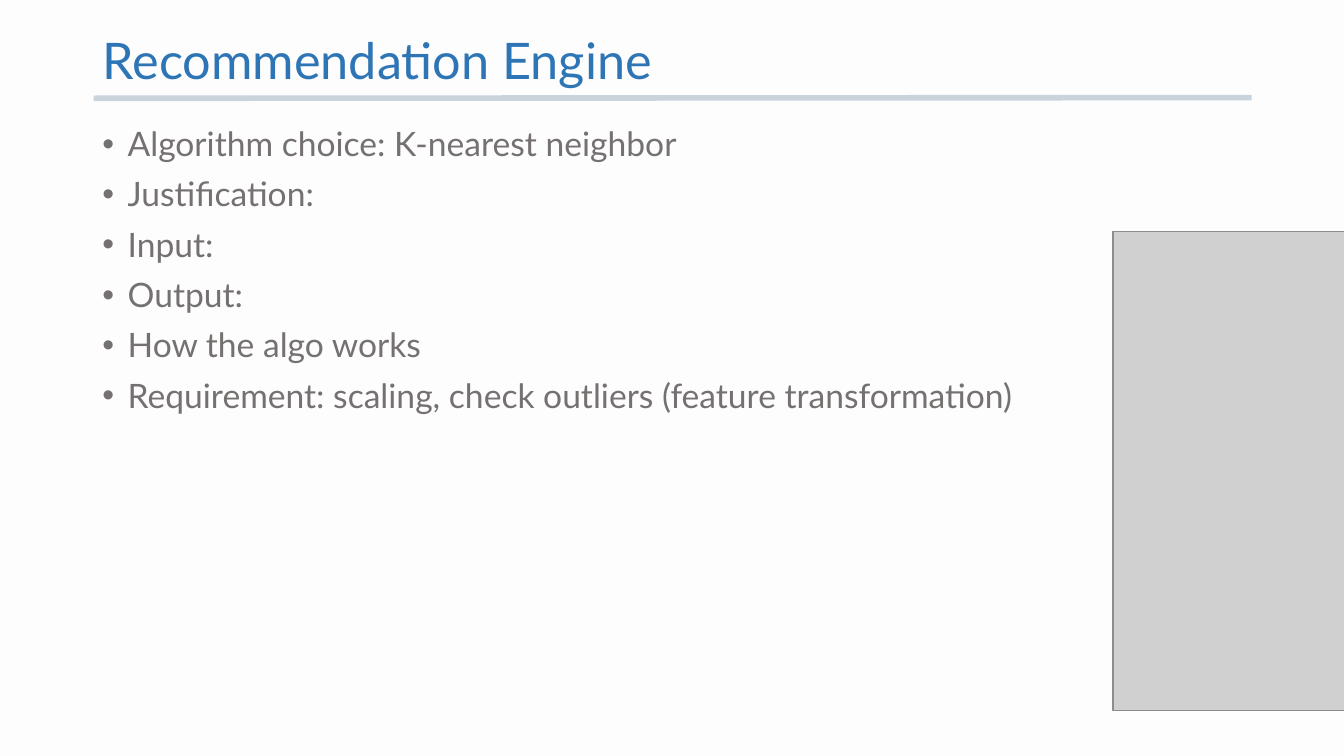
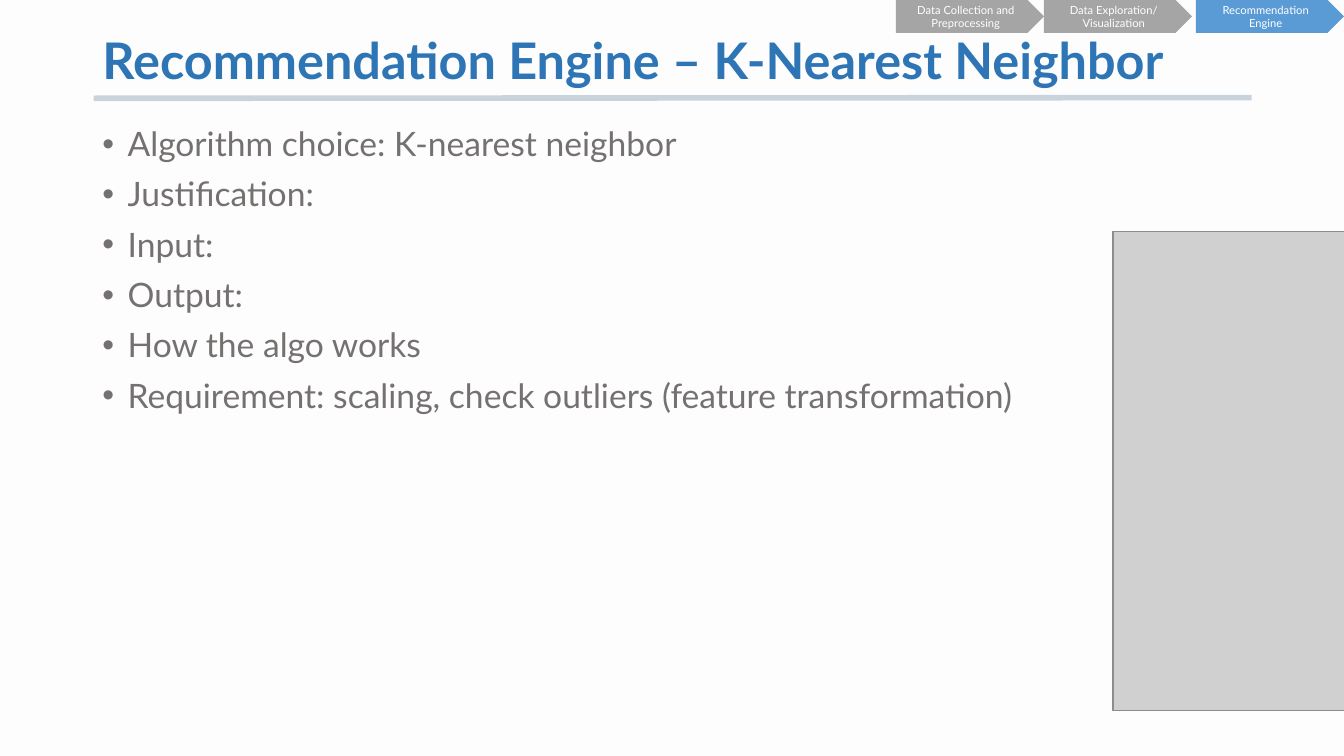
Before and after one commit to K-AlfredIwasaki/job_hunting_made_easy, a slide deck: slide 18 of startup_db_recommendation.pptx (slide 17 before the commit). Drawn at 1344x756 pixels with LibreOffice and Linux fonts; fonts in the diff are those of the drawing; grey boxes stand for pictures. Boxes give left, top, right and bottom in pixels: in the first picture for what was removed or moved away, otherwise in the second. Text is boxed around its words. In the diff, an @@ line names an element or a change of style, - is before the commit and + after.

```diff
--- a/startup_db_recommendation.pptx
+++ b/startup_db_recommendation.pptx
@@ pentagon arrow added at <box>896,0,1045,33</box>, fill #A5A5A5, 8 pt, text #FFFFFF @@
+Data Collection and Preprocessing
@@ pentagon arrow added at <box>1045,0,1193,33</box>, fill #A5A5A5, 8 pt, text #FFFFFF @@
+Data Exploration/ Visualization
@@ pentagon arrow added at <box>1196,0,1344,33</box>, fill #5B9BD5, 8 pt, text #FFFFFF @@
+Recommendation Engine
@@ title at <box>102,41,1163,88</box>: text changed; bold on @@
-Recommendation Engine
+Recommendation Engine – K-Nearest Neighbor
```
Also in this commit, not shown: 7 other slides changed, 1 slide added, 1 slide removed.
